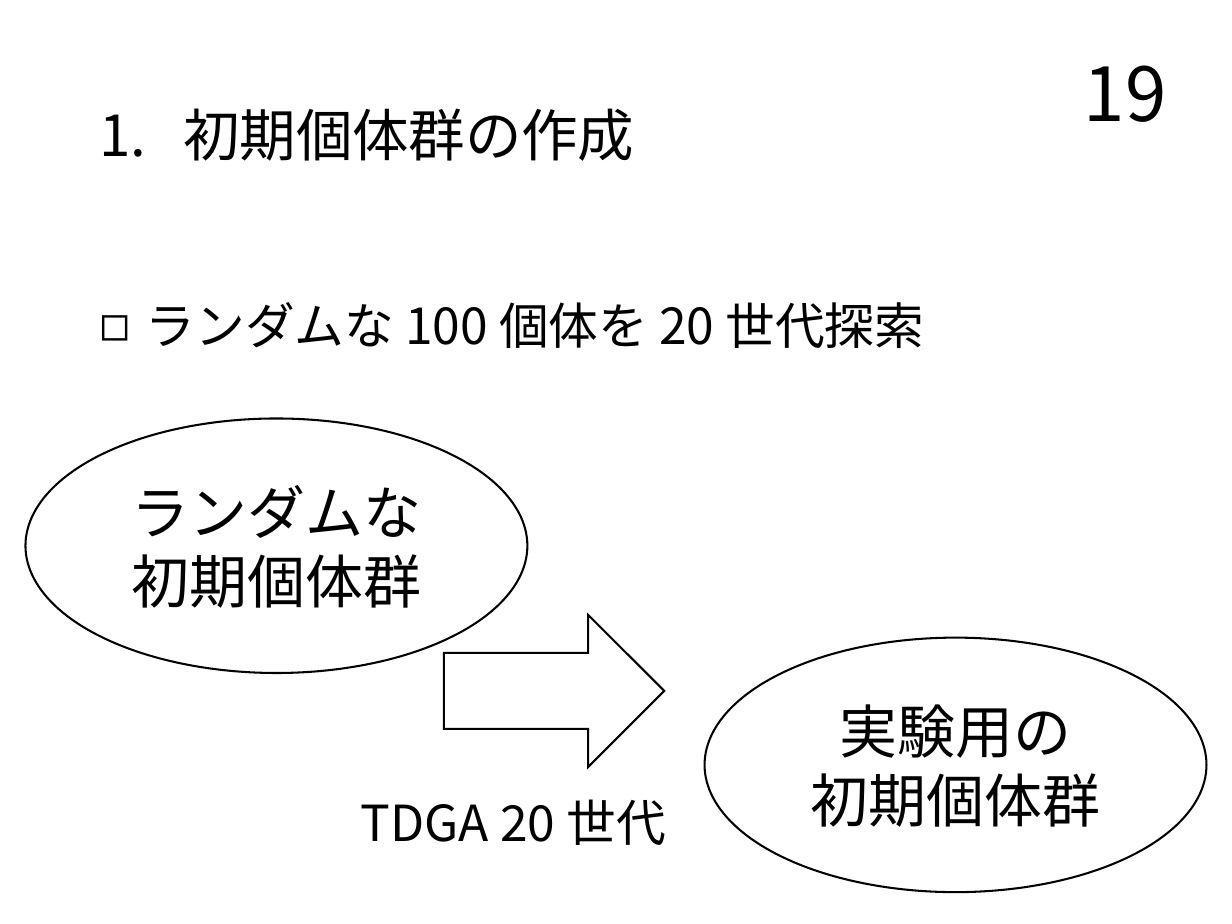
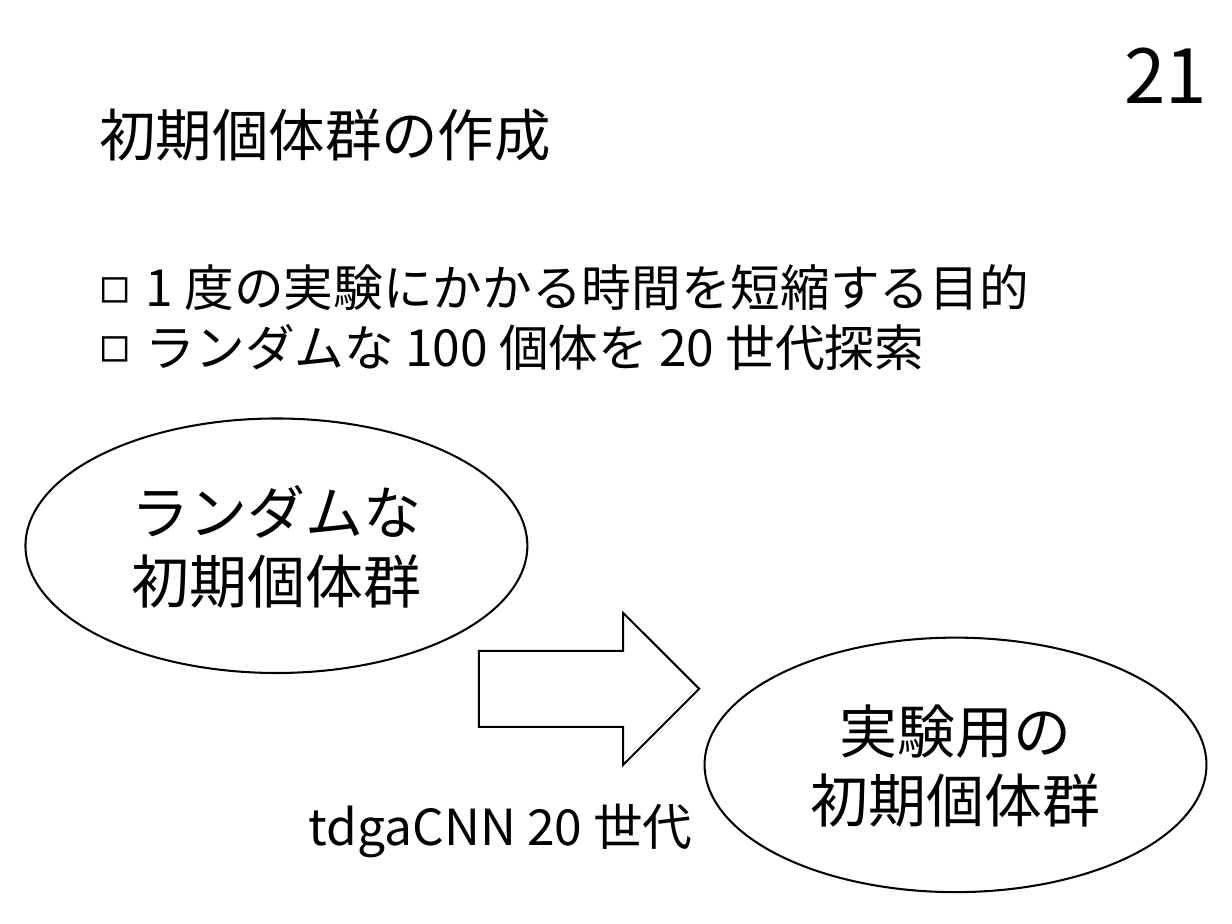
Before and after one commit to TairaTomotaka/kadai, a slide deck: slide 21 of prsn/20221129.pptx (slide 19 before the commit). Drawn at 1232x924 pixels with LibreOffice and Linux fonts; fonts in the diff are those of the drawing. Boxes give left, top, right and bottom in pixels: in the first picture for what was removed or moved away, otherwise in the second. Text is boxed around its words. In the diff, an @@ line names an element or a change of style, - is before the commit and + after.

```diff
--- a/prsn/20221129.pptx
+++ b/prsn/20221129.pptx
@@ title "初期個体群の作成" at (100,108,551,161): bullet 1. to none @@
@@ page number at (1125,47,1208,103): text changed @@
-19
+21
@@ text "1 度の実験にかかる時間を短縮する目的": place and size @@
-text "1 度の実験にかかる時間を短縮する目的" at (146,302,924,348)
+text "1 度の実験にかかる時間を短縮する目的" at (146,264,1029,370)
@@ text at (146,264,1029,310): paragraph added @@
+◻ 1 度の実験にかかる時間を短縮する目的
@@ right arrow: place and size @@
-right arrow at (444,615,664,767)
+right arrow at (478,612,699,764)
@@ text at (309,803,692,858): text changed @@
-TDGA 20 世代
+tdgaCNN 20 世代
```
Also in this commit, not shown: 14 other slides changed, 9 slides added, 3 slides removed, 2 other files.
